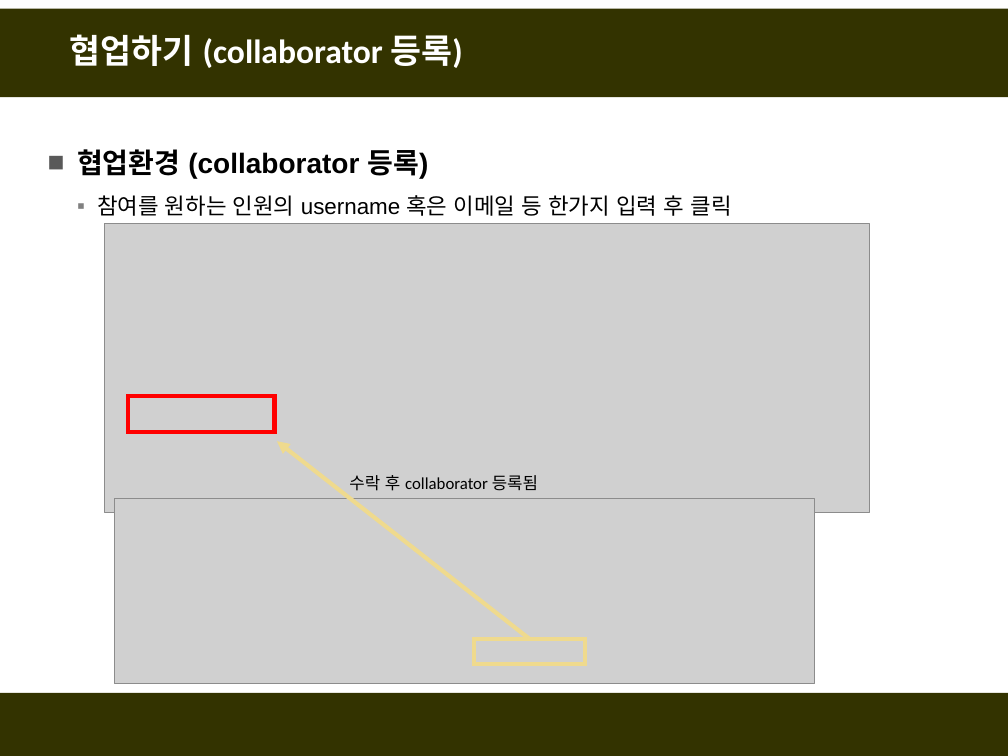
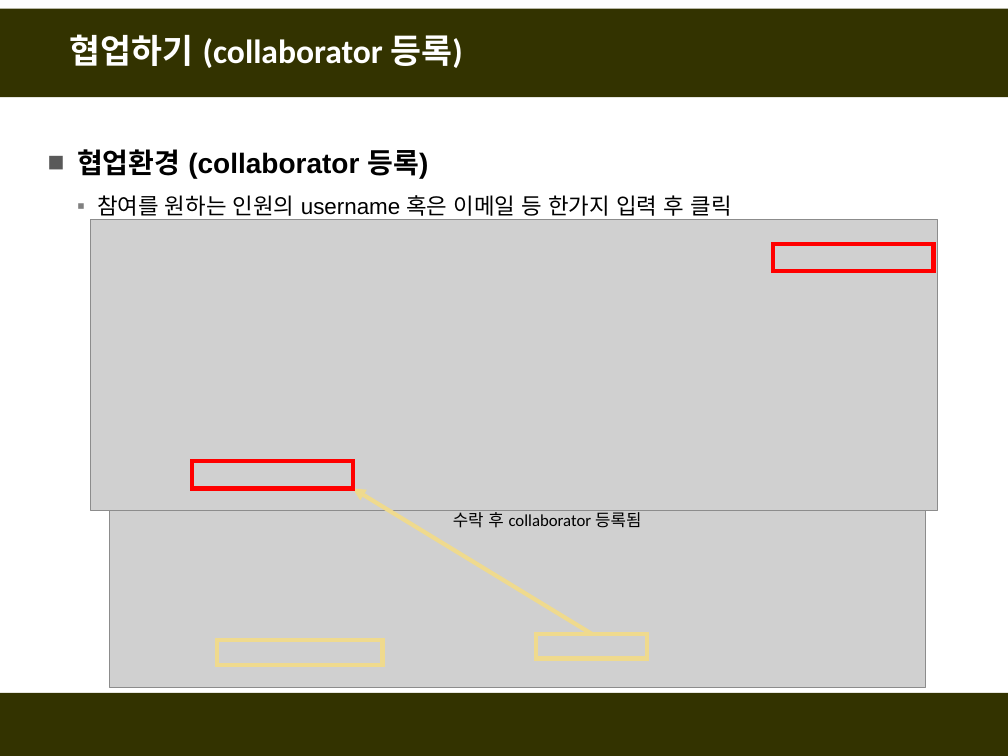
Before and after one commit to fasthill/github-lecture, a slide deck: slide 14 of git및github첫걸음4-협업하기.pptx. Drawn at 1008x756 pixels with LibreOffice and Linux fonts; fonts in the diff are those of the drawing; grey boxes stand for pictures. Boxes give left, top, right and bottom in pixels: in the first picture for what was removed or moved away, otherwise in the second. Text is boxed around its words. In the diff, an @@ line names an element or a change of style, - is before the commit and + after.

```diff
--- a/git및github첫걸음4-협업하기.pptx
+++ b/git및github첫걸음4-협업하기.pptx
@@ picture: place and size @@
-picture at [105, 224, 870, 512]
+picture at [91, 220, 938, 511]
@@ rectangle added at [773, 244, 933, 271], outline #FF0000 3 pt @@
@@ picture: place and size @@
-picture at [114, 499, 814, 684]
+picture at [109, 421, 925, 687]
@@ rectangle: place and size @@
-rectangle at [128, 396, 274, 431]
+rectangle at [193, 462, 353, 489]
@@ arrow moved from (529, 639) - (277, 442) to (592, 634) - (353, 489) @@
@@ text "수락 후 collaborator 등록됨": place and size @@
-text "수락 후 collaborator 등록됨" at [349, 475, 538, 491]
+text "수락 후 collaborator 등록됨" at [453, 510, 641, 528]
@@ rectangle added at [218, 640, 383, 665], outline #EFDA8E 3 pt @@
@@ rectangle: place and size @@
-rectangle at [474, 639, 585, 664]
+rectangle at [536, 634, 647, 659]
```
Also in this commit, not shown: 16 other slides changed, 8 slides added, 2 slides removed.
